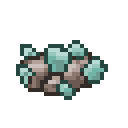
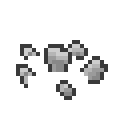
Revision of a layered 128px x 128px image; what changed, layer by layer:
hid "Layer 2" over 16, 40, 108, 100
